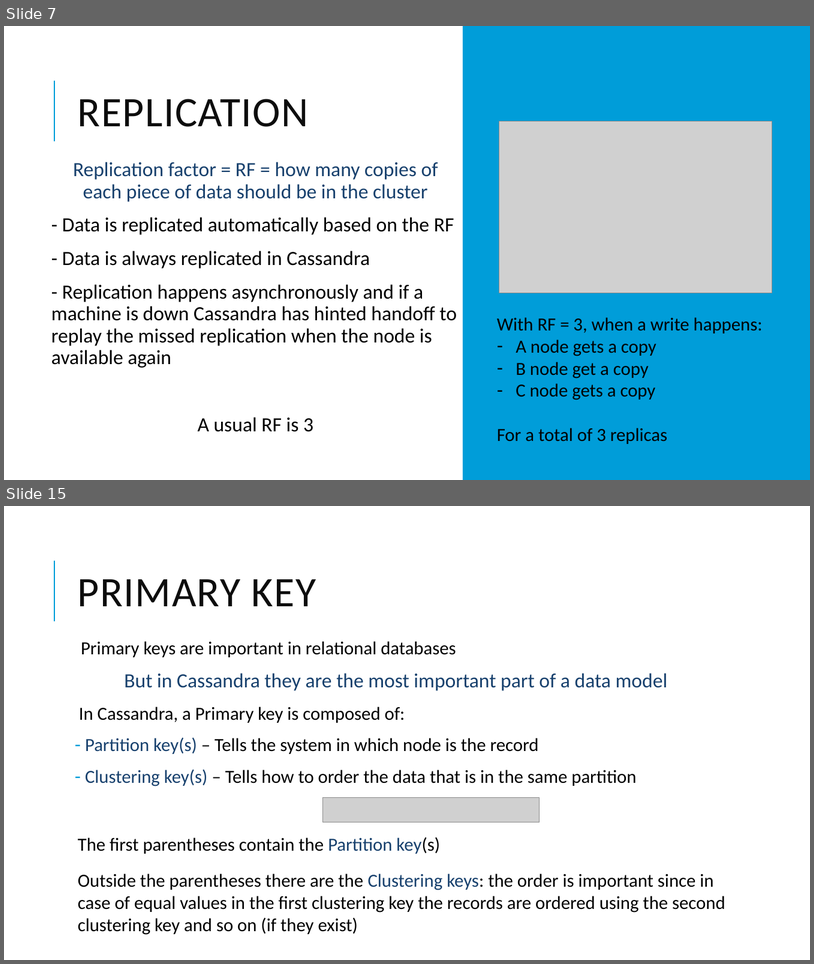
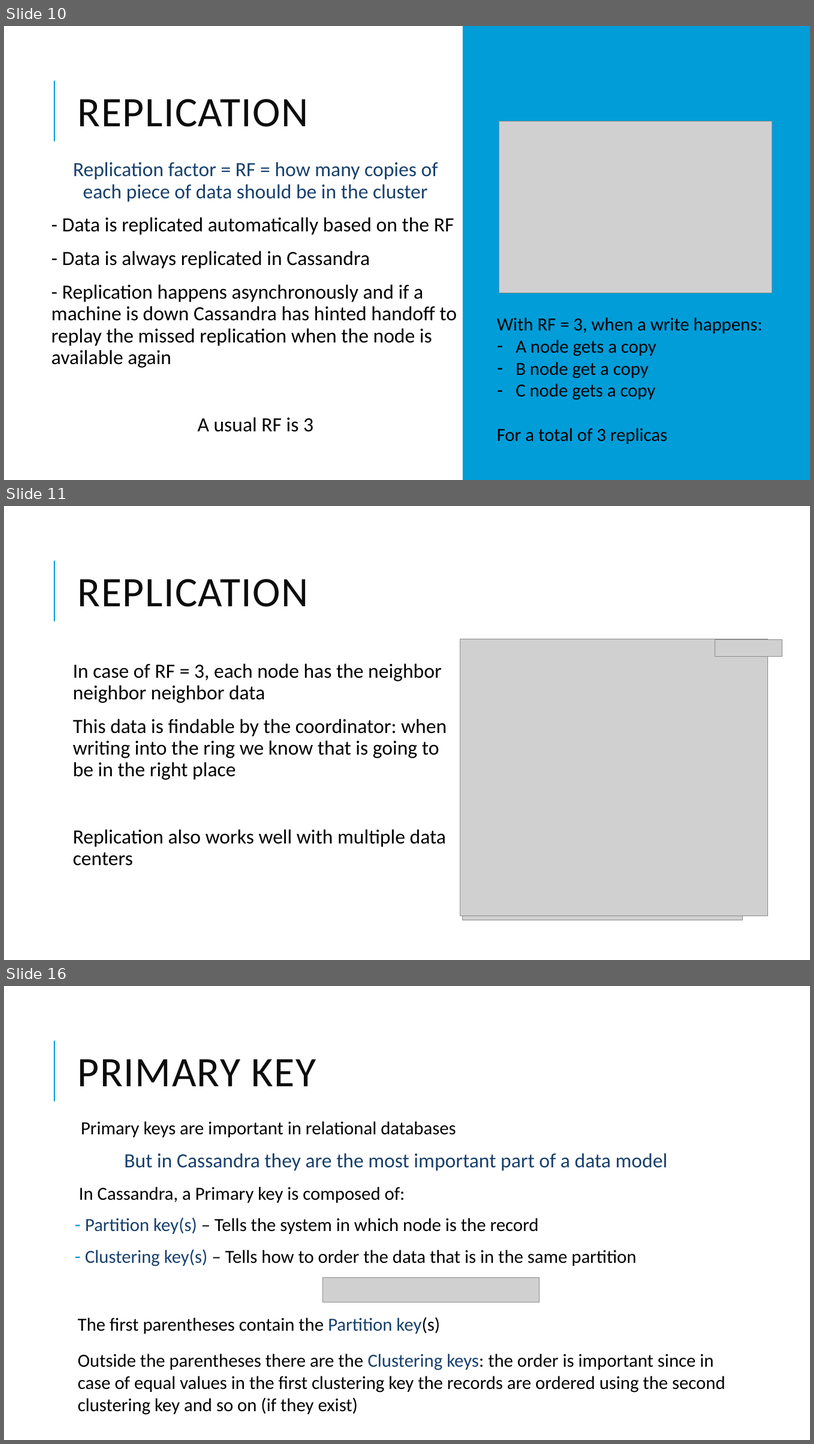
Before and after one commit to DebbyX3/cassandra-project, a slide deck: Cassandra project.pptx. Shown one above the other, each under a label of ours: slides 7 and 15 before the commit, slides 10, 11 and 16 after it; the slides between them are not shown. The pictures are 814x964 and 814x1444 pixels, drawn with LibreOffice and Linux fonts; fonts in the diff are those of the drawing; grey boxes stand for pictures. Boxes give left, top, right and bottom in pixels: in the first picture for what was removed or moved away, otherwise in the second. Text is boxed around its words. In the diff, an @@ line names an element or a change of style, - is before the commit and + after.

```diff
--- a/Cassandra project.pptx
+++ b/Cassandra project.pptx
@@ slide 11 added at [4,506,810,960], background #FFFFFF; not listed: 1 template element that a slide beside it also shows @@
@@ title added at [78,579,309,607], 50 pt, text #0D0D0D @@
+REPLICATION
@@ picture added at [461,639,768,916] @@
@@ picture added at [462,644,743,920] @@
@@ picture added at [716,640,783,657] @@
@@ text added at [73,663,447,865], 24 pt, text #000000 @@
+  In case of RF = 3, each node has the neighbor neighbor neighbor data
+  This data is findable by the coordinator: when writing into the ring we know that is going to be in the right place
+  Replication also works well with multiple data centers
@@ what was slide 7 is now slide 10 @@
@@ what was slide 15 is now slide 16 @@
```
Also in this commit, not shown: 3 slides changed, 2 other slides added, 3 slides removed.
